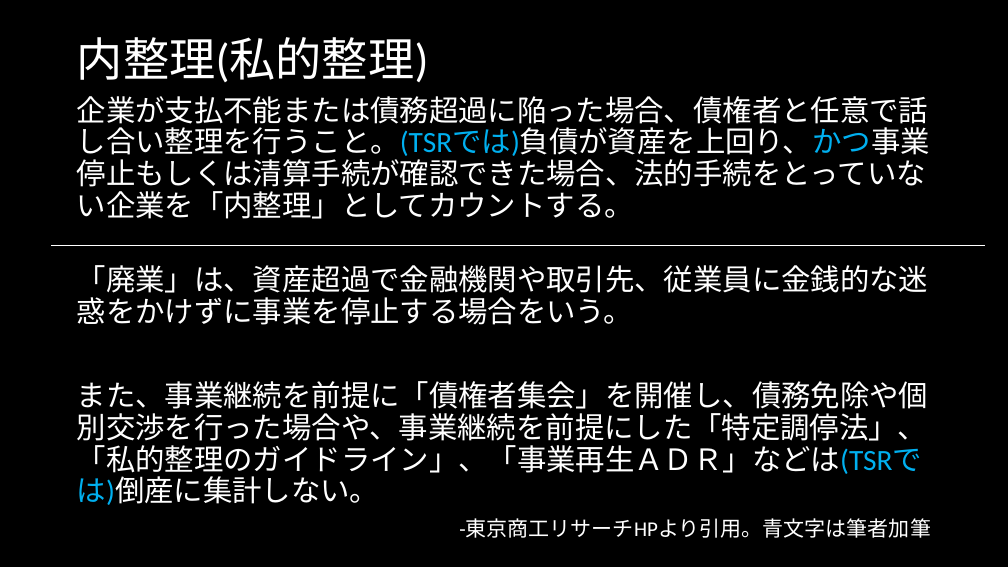
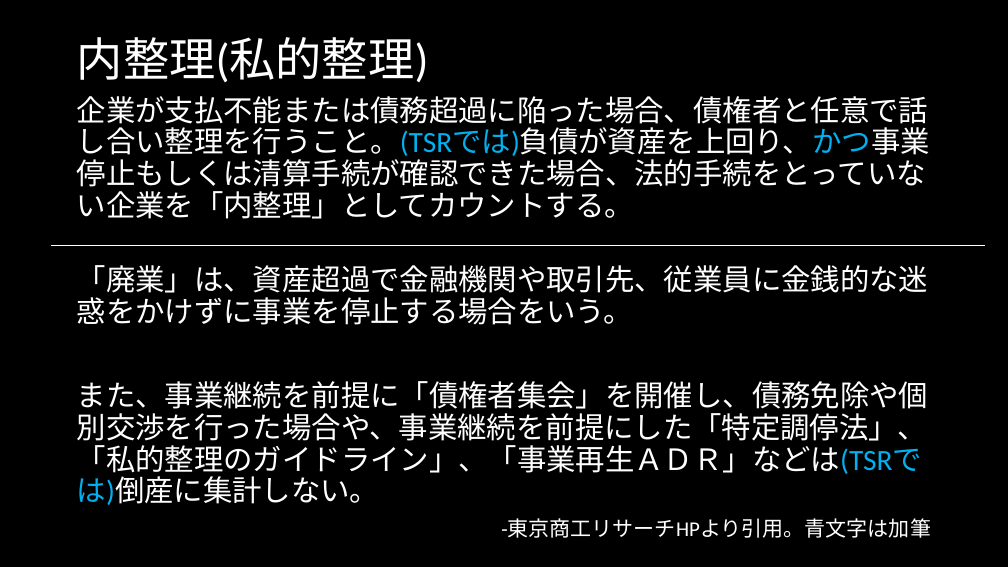
Before and after one commit to MAGA-Phantom/OperationSotsuron, a slide deck: slide 11 of 倒産の研究(仮).pptx. Drawn at 1008x567 pixels with LibreOffice and Linux fonts; fonts in the diff are those of the drawing. Boxes give left, top, right and bottom in pixels: in the first picture for what was removed or moved away, otherwise in the second. Text is boxed around its words. In the diff, an @@ line names an element or a change of style, - is before the commit and + after.

Commit message:
6/11分の作業終了

```diff
--- a/倒産の研究(仮).pptx
+++ b/倒産の研究(仮).pptx
@@ text at (501, 519, 931, 538): text changed @@
--東京商工リサーチHPより引用。青文字は筆者加筆
+-東京商工リサーチHPより引用。青文字は加筆
```
Also in this commit, not shown: 1 other slide changed, 1 slide removed.
